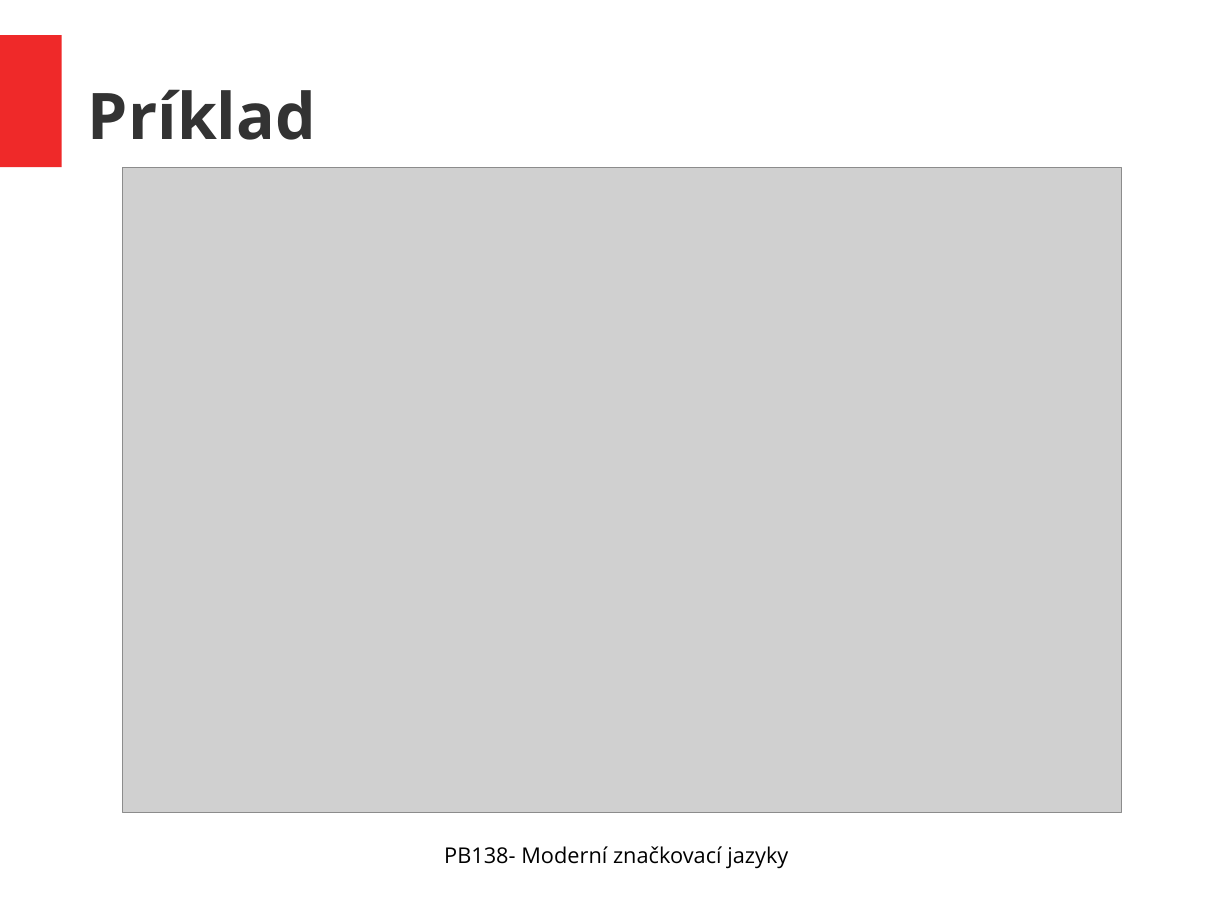
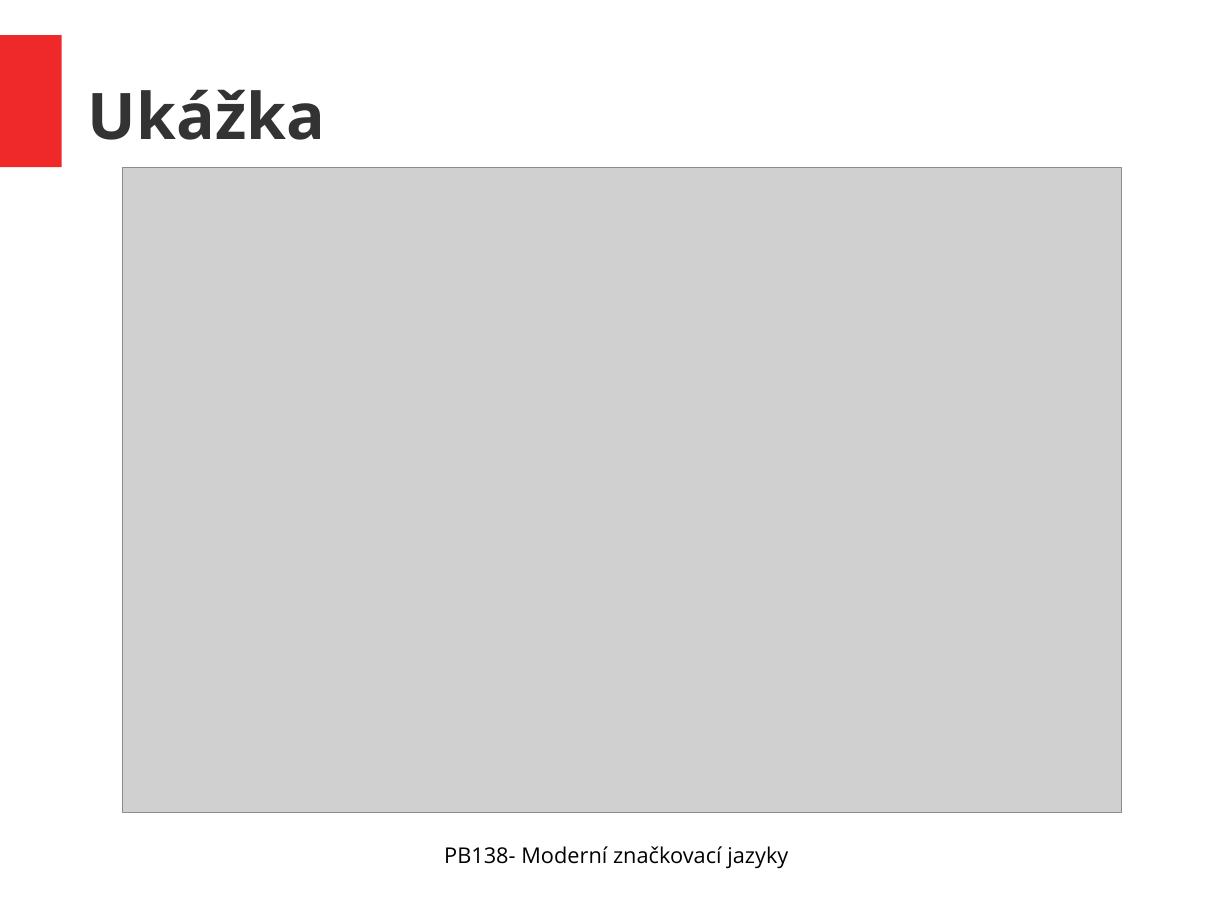
Before and after one commit to stefanbartos/processing_finite_automata, a slide deck: slide 10 of Presentation.odp (slide 9 before the commit). Drawn at 1232x924 pixels with LibreOffice and Linux fonts; fonts in the diff are those of the drawing; grey boxes stand for pictures. Boxes give left, top, right and bottom in pixels: in the first picture for what was removed or moved away, otherwise in the second. Text is boxed around its words. In the diff, an @@ line names an element or a change of style, - is before the commit and + after.

Commit message:
edit presentation

```diff
--- a/Presentation.odp
+++ b/Presentation.odp
@@ title at (88,89,325,140): text changed @@
-Príklad
+Ukážka
```
Also in this commit, not shown: 1 slide added, 1 other file.
